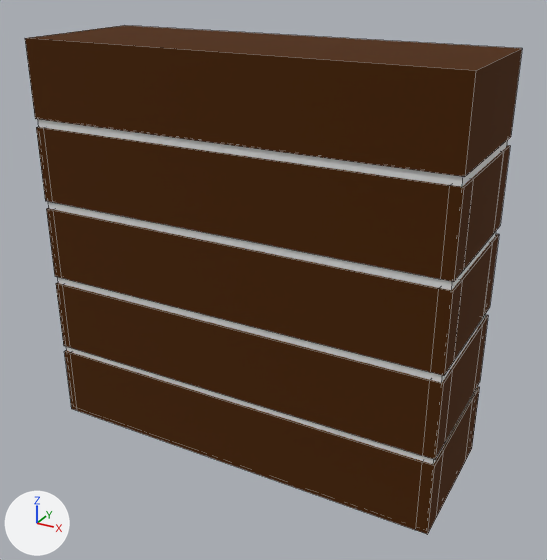
Renders of the FBX model DoubleTheFortress/Assets/Models 3D/Almeja Models/walls/Wood Wall.fbx from each side of a commit.
One viewpoint serves both versions: a 50 mm camera at (2.06, -3.6, 2.85) aimed at (0.08, -0.02, 1.06). Lighting does not change. The marker at lower left points along +X, +Y and +Z. Mesh edges are drawn as thin lines.

Objects in the first picture: 'Wood Wall.007'.
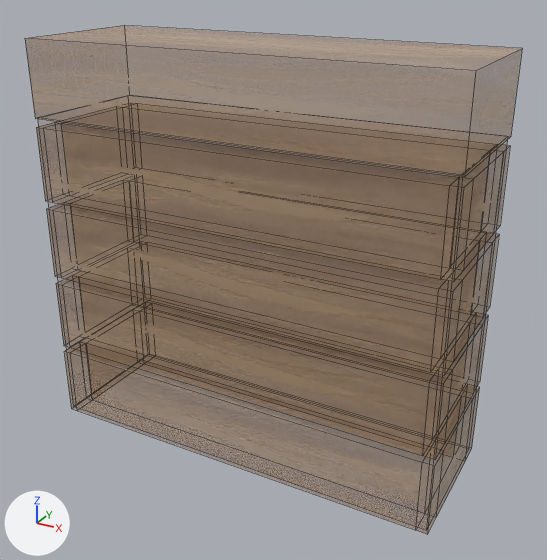
Location of each change, [x1, y1, x2, y2] in pixels of the pictures (547 x 560 px):
```json
{"object": "Wood Wall.007", "change": "surface changed", "before": [25, 25, 522, 534], "after": [25, 25, 522, 534]}
```

Edits to the scene script, one JSON object a line:
```json
{"op": "add", "block": "img_wall_texture_1_png", "code": ["img_wall_texture_1_png = load_image('wall texture 1.png', '../../../Materials/AlmejaMaterials/Walls/wall texture 1.png', 1024, 1024, 'Non-Color')"]}
{"op": "add", "block": "img_wood_2_png", "code": ["img_wood_2_png = load_image('Wood 2.png', '../../../Materials/AlmejaMaterials/Walls/Wood 2.png', 1024, 1024, 'Non-Color')"]}
{"block": "mat_material_007", "where": "n0 = _N.new('ShaderNodeBsdfPrincipled'); n0.name = 'Principled BSDF'"}
{"op": "remove", "block": "mat_material_007", "code": "n0.inputs[0].default_value = (0.0985, 0.028, 0.0, 1.0)  # 'Base Color', brown #582f00"}
{"op": "add", "block": "mat_material_007", "code": "n2 = _N.new('ShaderNodeTexImage'); n2.name = 'Image Texture'"}
{"op": "add", "block": "mat_material_007", "code": "n2.image = img_wood_2_png"}
{"op": "add", "block": "mat_material_007", "code": "n3 = _N.new('ShaderNodeTexImage'); n3.name = 'Image Texture.001'"}
{"op": "add", "block": "mat_material_007", "code": "n3.image = img_wood_2_png"}
{"op": "add", "block": "mat_material_007", "code": "_L.new(n2.outputs[0], n0.inputs[0])  # 'Color' to 'Base Color'"}
{"op": "add", "block": "mat_material_007", "code": "_L.new(n3.outputs[0], n0.inputs[4])  # 'Color' to 'Alpha'"}
{"op": "add", "block": "mat_material_010", "code": "n2 = _N.new('ShaderNodeTexImage'); n2.name = 'Image Texture'"}
{"op": "add", "block": "mat_material_010", "code": "n2.image = img_wall_texture_1_png"}
{"op": "add", "block": "mat_material_010", "code": "n3 = _N.new('ShaderNodeTexImage'); n3.name = 'Image Texture.001'"}
{"op": "add", "block": "mat_material_010", "code": "n3.image = img_wall_texture_1_png"}
{"block": "mat_material_010", "where": "n0 = _N.new('ShaderNodeBsdfPrincipled'); n0.name = 'Principled BSDF'"}
{"op": "add", "block": "mat_material_010", "code": "_L.new(n2.outputs[0], n0.inputs[0])  # 'Color' to 'Base Color'"}
{"op": "add", "block": "mat_material_010", "code": "_L.new(n3.outputs[0], n0.inputs[4])  # 'Color' to 'Alpha'"}
```
